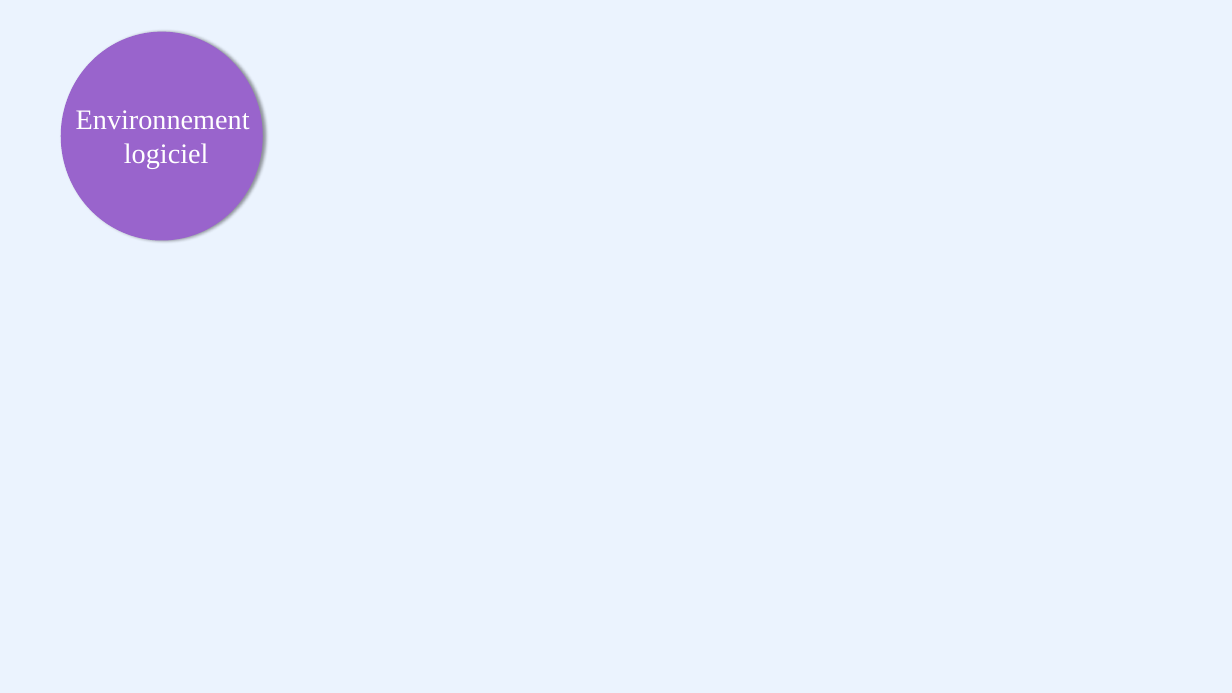
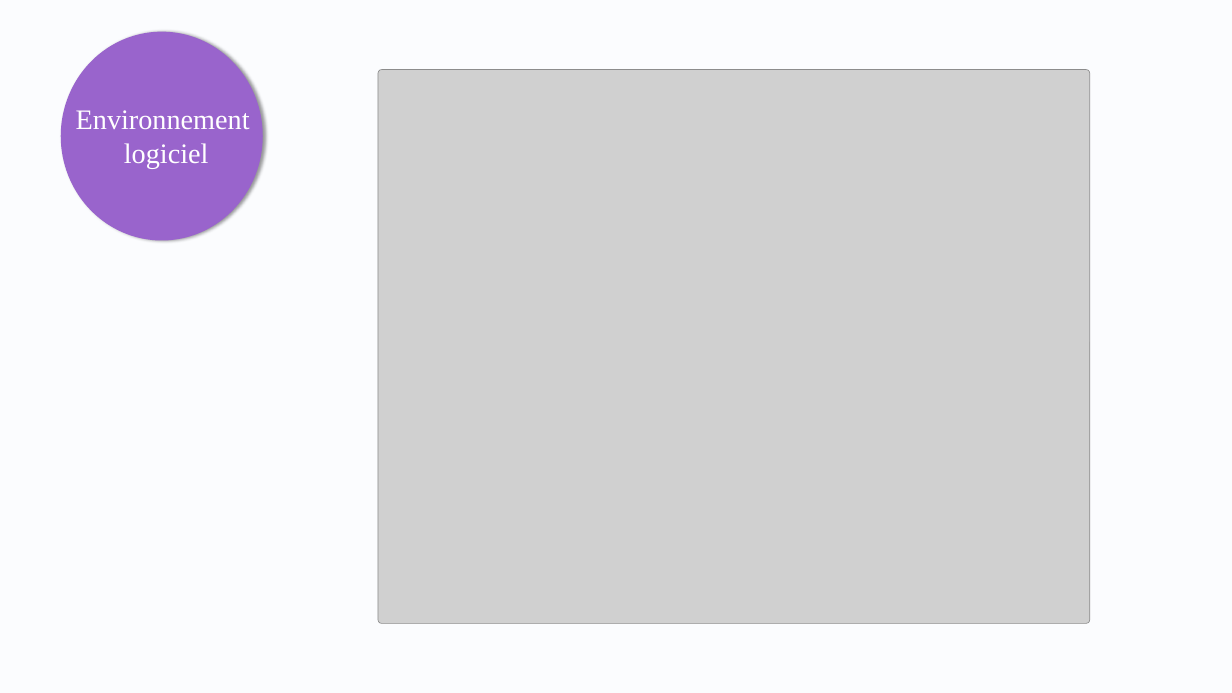
Before and after one commit to Azizos002/NG-IDPS, a slide deck: slide 29 of rapport/presentation-aziz-PFE.pptx (slide 13 before the commit). Drawn at 1232x693 pixels with LibreOffice and Linux fonts; fonts in the diff are those of the drawing; grey boxes stand for pictures. Boxes give left, top, right and bottom in pixels: in the first picture for what was removed or moved away, otherwise in the second. Text is boxed around its words. In the diff, an @@ line names an element or a change of style, - is before the commit and + after.

```diff
--- a/rapport/presentation-aziz-PFE.pptx
+++ b/rapport/presentation-aziz-PFE.pptx
@@ background #EBF3FE to #EBF3FE at 20% opacity @@
@@ picture added at (x1=378, y1=70, x2=1090, y2=623) @@
```
Also in this commit, not shown: 12 other slides changed, 2 slides added, 7 slides removed, 4 other files.
